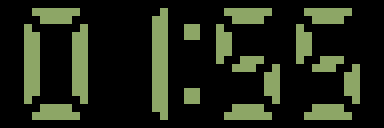
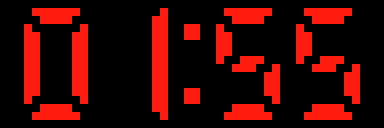
Revision of a layered w=384, h=128 image; what changed, layer by layer:
added layer "Layer 8" above "Layer 6" over bbox(216, 8, 280, 120)
added layer "Layer 7" above "Layer 5" over bbox(184, 8, 360, 120)
